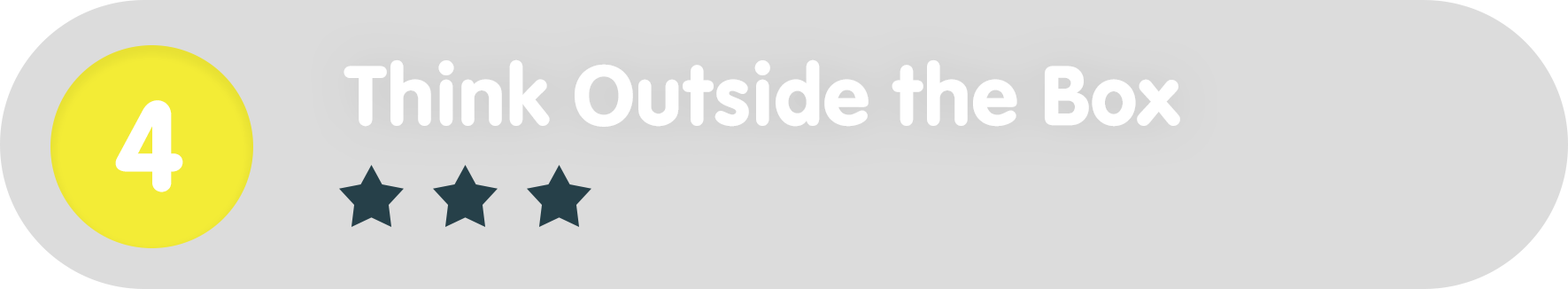
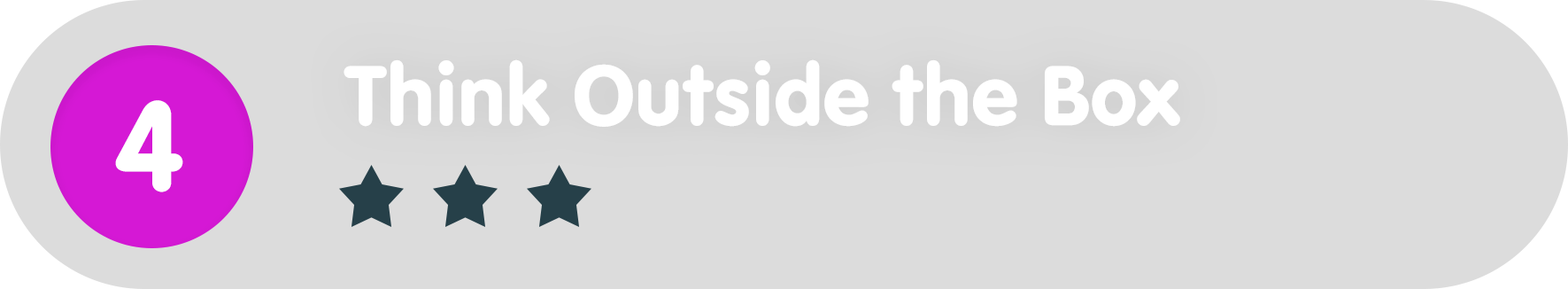
Comparing the layer stacks of the two 1568x289 images. Changes:
painted on "Ellipse_green" over [50, 45, 254, 248]
